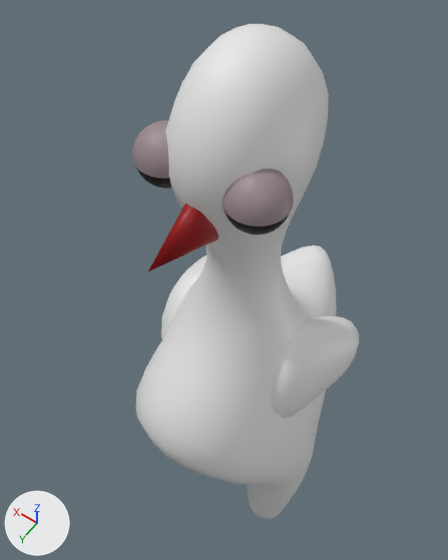
Two versions of the glTF model assets/characters/players/liminal_chicken.glb, one commit apart.
One viewpoint serves both versions: a 50 mm camera at (-1.25, 1.94, 4.44) aimed at (0.36, -0.31, 0.91). The axes (+X, +Y, +Z) are drawn at lower left. The lights are the same throughout. Where no turn or scale is listed for an object, it has been applied to the vertices.

Before the edit, the objects in view are built like this:
```python
me_cone = bpy.data.meshes.new('Cone')
me_cone.from_pydata(...)  # a 32-sided cone pointing to +z spanning x -1.0..1.0, y -1.0..1.0, z -1.0..1.0
me_cone.materials.append(mat_beek)  # red #990002
me_plane_005 = bpy.data.meshes.new('Plane.005')
me_plane_005.from_pydata(...)  # 324 vertices, 640 faces; spans x -0.675..0.675, y -0.603..0.314, z 0.39..1.202
me_sphere = bpy.data.meshes.new('Sphere')
me_sphere.from_pydata(...)  # a UV sphere (32 segments, 16 rings, poles along z) spanning x -0.166..0.166, y 0.112..0.444, z -0.166..0.166; a UV sphere (32 segments, 16 rings, poles along z) spanning x -0.166..0.166, y -0.444..-0.112, z -0.166..0.166
me_sphere.materials.append(mat_eyes)  # black #050505
me_sphere_003 = bpy.data.meshes.new('Sphere.003')
me_sphere_003.from_pydata(...)  # 514 vertices, 960 faces; spans x -0.171..0.171, y -0.449..0.449, z 0.0..0.171
me_sphere_003.materials.append(mat_eye_lids)  # grey #99888c
ob_eye_lids_top = bpy.data.objects.new('eye_lids_top', me_sphere_003)
ob_eye_lids_top.location = (0.0, 0.3, 2.55)
ob_eye_lids_top.rotation_euler = (0.0, 0.0, 1.571)  # degrees (0, 0, 90)
ob_eye_lids_top.scale = (0.901, 0.901, 0.901)
ob_eyes = bpy.data.objects.new('eyes', me_sphere)
ob_eyes.location = (0.0, 0.3, 2.55)
ob_eyes.rotation_euler = (0.0, 0.0, 1.571)  # degrees (0, 0, 90)
ob_eyes.scale = (0.901, 0.901, 0.901)
ob_nose = bpy.data.objects.new('nose', me_cone)
ob_nose.location = (0.0, 0.511, 2.345)
ob_nose.rotation_euler = (-1.571, 1.571, 0.0)  # degrees (-90, 90, 0)
ob_nose.scale = (0.211, 0.116, 0.252)
ob_plane = bpy.data.objects.new('Plane', me_plane_005)
ob_plane.location = (0.0, 0.0, 0.0)
# also in view: 'body' at (0.0, -0.14, 0.57)
```
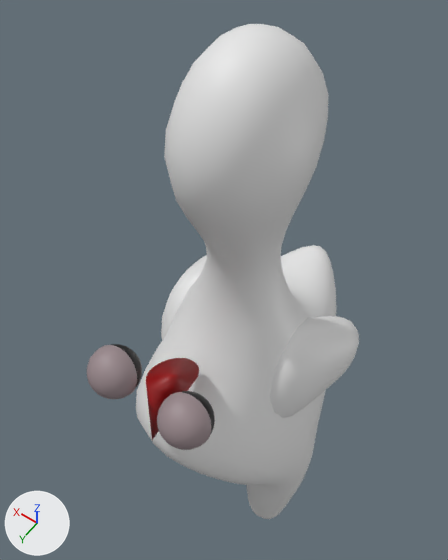
Boxes (x1, y1, x2, y2) around the edits, measured in the pictures (448 x 560 px):
```json
{"object": "eye_lids_top", "change": "moved, turned", "before": [133, 121, 293, 227], "after": [87, 345, 211, 450]}
{"object": "nose", "change": "moved, turned", "before": [148, 204, 219, 272], "after": [146, 358, 199, 440]}
{"object": "eyes", "change": "moved", "before": [136, 167, 289, 235], "after": [111, 344, 215, 435]}
```

The change, as JSON lines over the scene's bpy script:
```json
{"op": "set", "path": "ob_nose.location", "old": "(0.0, 0.511, 2.345)", "new": "(0.0, 0.814, 1.125)"}
{"op": "set", "path": "ob_nose.rotation_euler", "old": "(-1.571, 1.571, 0.0)", "new": "(0.0, 2.62, 1.571)", "note": "degrees (-90, 90, 0) -> degrees (0, 150, 90)"}
{"op": "set", "path": "ob_eyes.location", "old": "(0.0, 0.3, 2.55)", "new": "(0.0, 0.887, 1.411)"}
{"op": "set", "path": "ob_eye_lids_top.location", "old": "(0.0, 0.3, 2.55)", "new": "(0.0, 0.887, 1.411)"}
{"op": "set", "path": "ob_eye_lids_top.rotation_euler", "old": "(0.0, 0.0, 1.571)", "new": "(0.0, 1.049, 1.571)", "note": "degrees (0, 0, 90) -> degrees (0, 60, 90)"}
```
